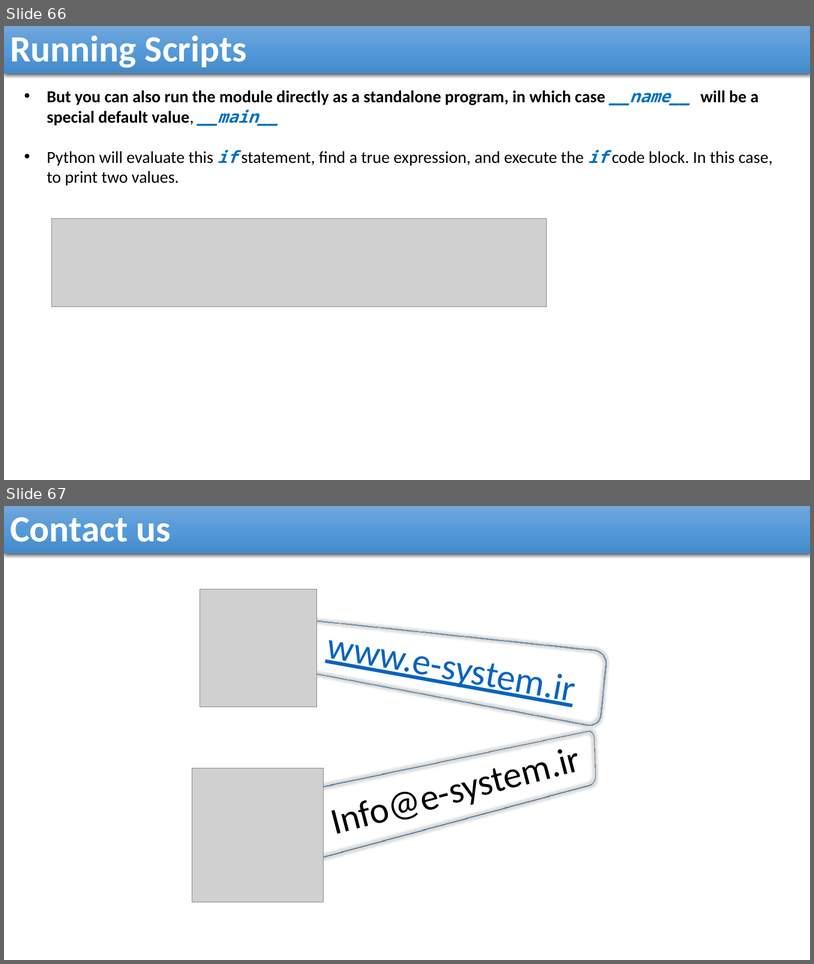
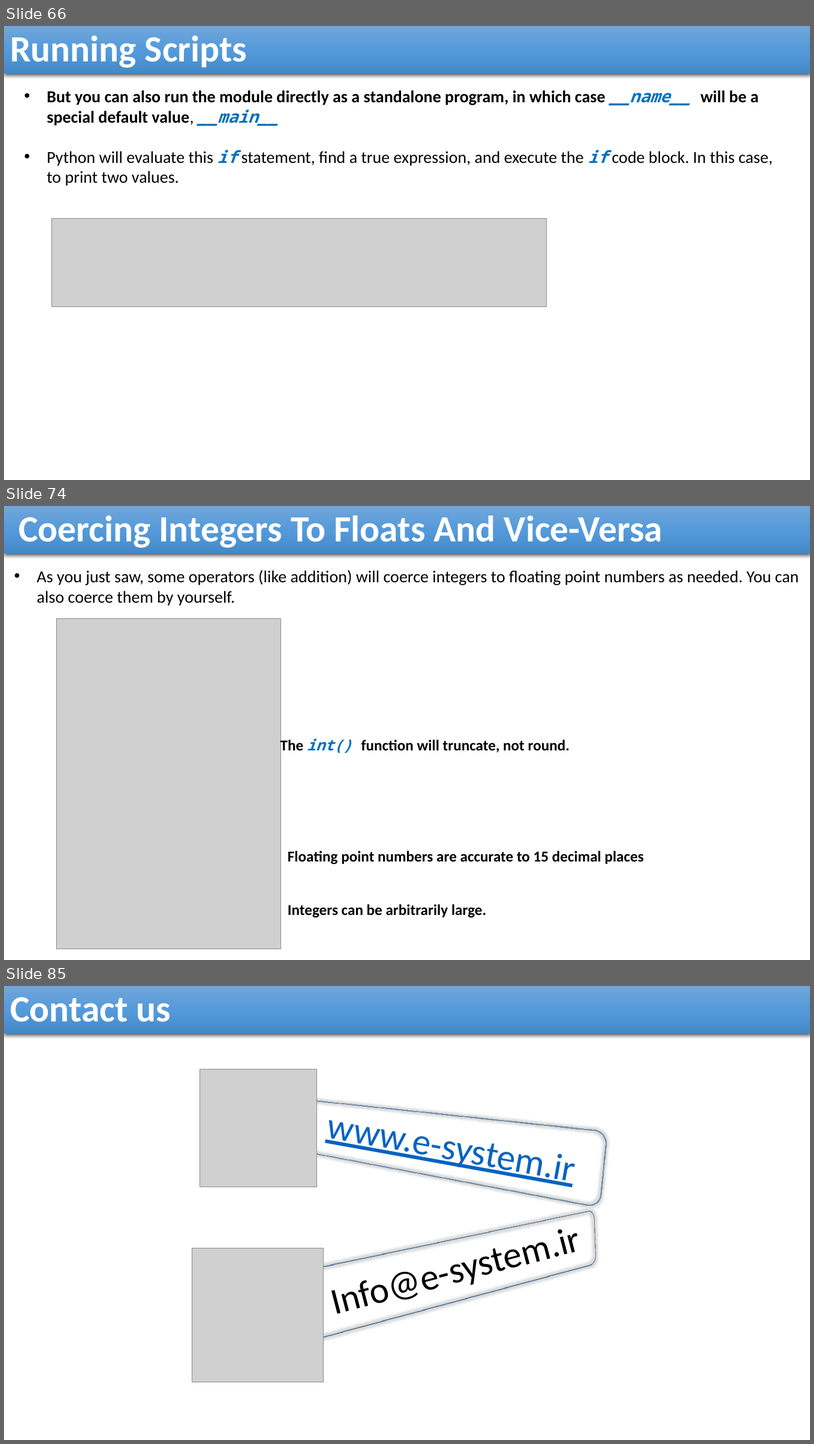
Before and after one commit to reza-arjmandi/rpi-course, a slide deck: session2/presentation/Python Basics.pptx. Shown one above the other, each under a label of ours: slides 66 and 67 before the commit, slides 66, 74 and 85 after it; the slides between them are not shown. The pictures are 814x964 and 814x1444 pixels, drawn with LibreOffice and Linux fonts; fonts in the diff are those of the drawing; grey boxes stand for pictures. Boxes give left, top, right and bottom in pixels: in the first picture for what was removed or moved away, otherwise in the second. Text is boxed around its words. In the diff, an @@ line names an element or a change of style, - is before the commit and + after.

```diff
--- a/session2/presentation/Python Basics.pptx
+++ b/session2/presentation/Python Basics.pptx
@@ slide 74 added at (4, 506, 810, 960), background #FFFFFF @@
@@ rectangle added at (4, 506, 810, 554), fill gradient #71A6DB to #559BDB to #448ACA, 44 pt, text #FFFFFF, bold @@
+Coercing Integers To Floats And Vice-Versa
@@ text added at (37, 570, 800, 606), 20 pt, text #000000 @@
+• As you just saw, some operators (like addition) will coerce integers to floating point numbers as needed. You can also coerce them by yourself.
@@ picture added at (57, 619, 281, 949) @@
@@ table added at (260, 731, 669, 756), 1 rows, 2 columns @@
+ | The int() function will truncate, not round.
@@ text added at (288, 850, 644, 864), 18 pt, text #000000, bold @@
+Floating point numbers are accurate to 15 decimal places
@@ text added at (288, 904, 486, 918), 18 pt, text #000000, bold @@
+Integers can be arbitrarily large.
@@ what was slide 67 is now slide 85 @@
```
Also in this commit, not shown: 17 other slides added.
